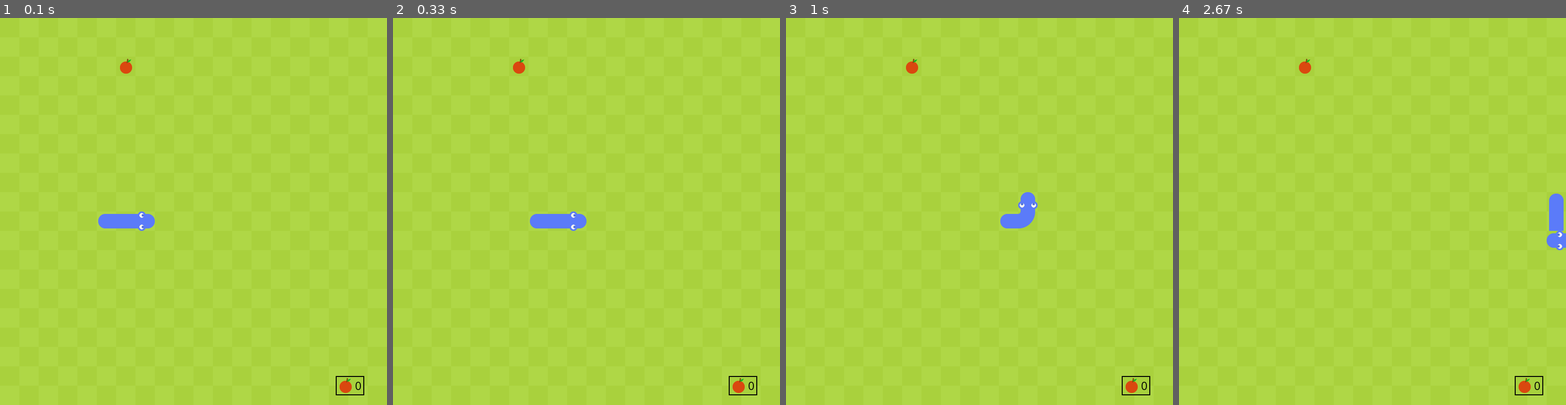
Above: before the commit, frames 1-4 (left to right).
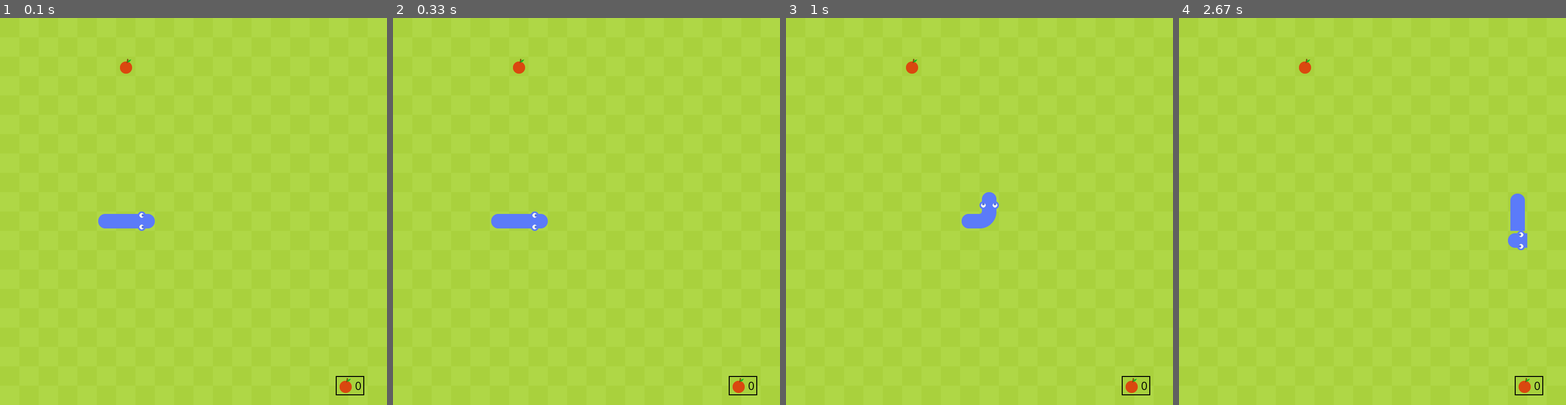
Above: after the commit, the same moments.

Repository: Leovalcante/pygame-snake
Game: pygame game, started from snake.py
Two runs of this game, one before a commit and one after it. Both use one fixed random seed, a clock stepped at 60 frames per second and the inputs below.
Inputs:
- Up to frame 1 (0.1 s): no input
- Up to frame 2 (0.33 s): no input
- Up to frame 3 (1 s): hold Right 0.33-0.8 s; hold Up from 0.83 s (still down)
- Up to frame 4 (2.67 s): release Up at 1.13 s; hold Right 1.17-1.63 s; hold Down 2.23-2.53 s; hold Left from 2.57 s (still down)

Frame 1 is identical in both runs. In frame 2, 0.8% of the frame differs, in the area x 25-50%, y 50-55%; in frame 3, 1.0%; in frame 4, 1.1%, in the area x 85-100%, y 45-60%.

Commit message:
add reset functionality

Diff:
--- a/snake.py
+++ b/snake.py
@@ -28,7 +28,7 @@
         screen.blit(self.apple, fruit_rect)
         # pygame.draw.rect(screen, (126, 166, 140), fruit_rect)
 
-    def replace(self):
+    def randomize(self):
         self.x = get_rand()
         self.y = get_rand()
         self.pos = Vector2(self.x, self.y)
@@ -37,7 +37,7 @@
 class Snake:
     def __init__(self):
         self.body = [Vector2(7, 10), Vector2(6, 10), Vector2(5, 10)]
-        self.direction = Vector2(1, 0)
+        self.direction = Vector2(0, 0)
         self.new_block = False
 
         self.head_up = pygame.image.load(
@@ -89,6 +89,10 @@
         self.crunch_sound = pygame.mixer.Sound(
             os.path.join("assets", "sounds", "crunch.wav")
         )
+
+    def reset(self):
+        self.body = [Vector2(7, 10), Vector2(6, 10), Vector2(5, 10)]
+        self.direction = Vector2(0, 0)
 
     def draw(self):
         last_body_index = len(self.body) - 1
@@ -134,13 +138,13 @@
         return self.body_tr
 
     def get_head_sprite(self):
-        if self.direction.x == 1:
-            return self.head_right
+        if self.direction.y == -1:
+            return self.head_up
         elif self.direction.x == -1:
             return self.head_left
         elif self.direction.y == 1:
             return self.head_down
-        return self.head_up
+        return self.head_right
 
     def get_tail_sprite(self):
         result = self.body[-2] - self.body[-1]
@@ -171,7 +175,6 @@
     def __init__(self):
         self.snake = Snake()
         self.fruit = Fruit()
-        self.score = 0
         self.game_over_sound = pygame.mixer.Sound(
             os.path.join("assets", "sounds", "game_over.wav")
         )
@@ -189,9 +192,10 @@
 
     def check_collision(self):
         if self.fruit.pos == self.snake.body[0]:
-            self.fruit.replace()
             self.snake.eat()
-            self.score += 1
+            self.fruit.randomize()
+            while self.fruit.pos in self.snake.body:
+                self.fruit.randomize()
 
     def check_fail(self):
         head = self.snake.body[0]
@@ -202,14 +206,20 @@
             self.game_over()
 
         # snake check
-        if head in self.snake.body[1:]:
-            self.game_over()
+        # if head in self.snake.body[1:]:
+        #     print(head)
+        #     print(self.snake.body[1:])
+        #     print("here?")
+        #     self.game_over()
+        for block in self.snake.body[1:]:
+            if block == self.snake.body[0]:
+                self.game_over()
 
     def game_over(self):
-        self.game_over_sound.play()
-        pygame.time.delay(2000)
-        pygame.quit()
-        sys.exit()
+        if self.snake.direction != (0, 0):
+            self.game_over_sound.play()
+            pygame.time.delay(2000)
+        self.snake.reset()
 
     def draw_grass(self):
         grass_color = (169, 209, 61)
@@ -220,7 +230,8 @@
                     pygame.draw.rect(screen, grass_color, grass_rect)
 
     def draw_score(self):
-        score_surface = game_font.render(str(self.score), True, pygame.Color("black"))
+        score = len(self.snake.body) - 3
+        score_surface = game_font.render(str(score), True, pygame.Color("black"))
         score_x = cell_size * cell_number - 60
         score_y = cell_size * cell_number - 40
         score_rect = score_surface.get_rect(center=(score_x, score_y))
@@ -243,6 +254,7 @@
 cell_number = 20
 window_size = cell_size * cell_number
 
+pygame.mixer.pre_init()
 pygame.init()
 screen = pygame.display.set_mode((window_size, window_size))
 clock = pygame.time.Clock()
Not shown, added: README.md
